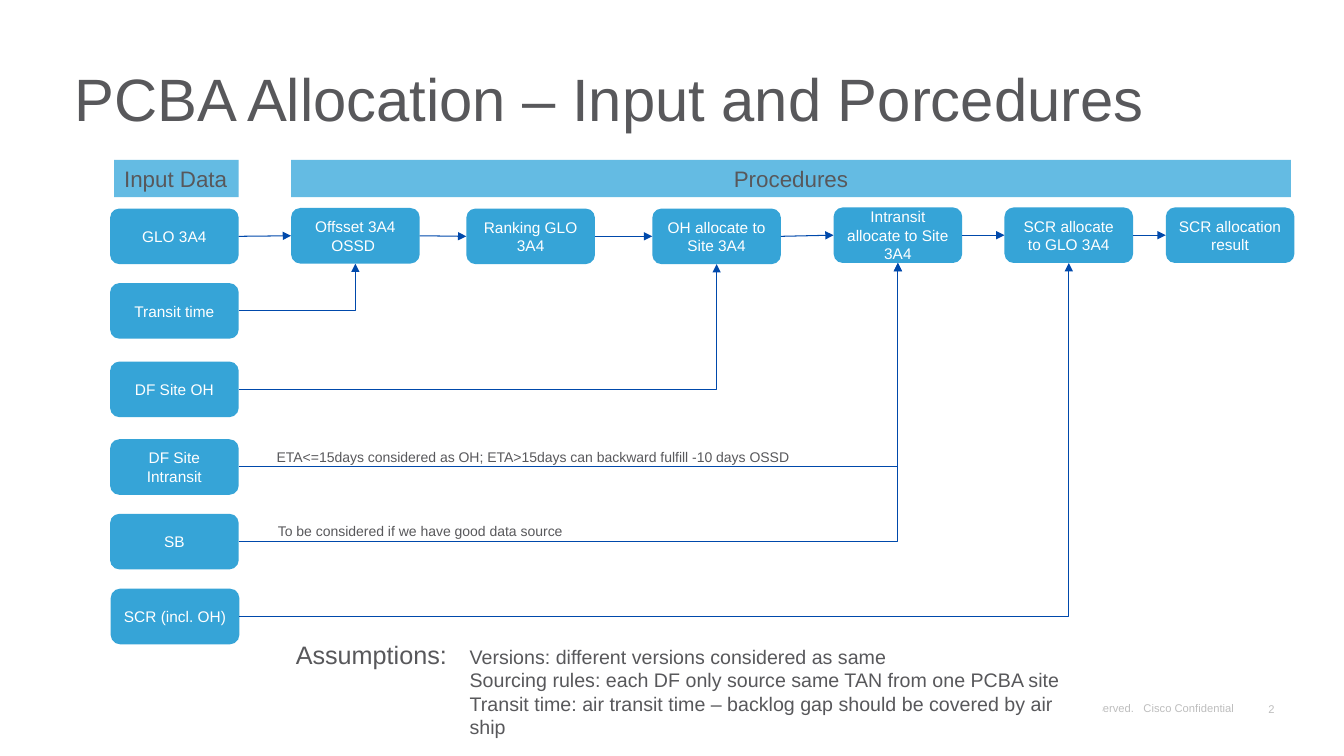
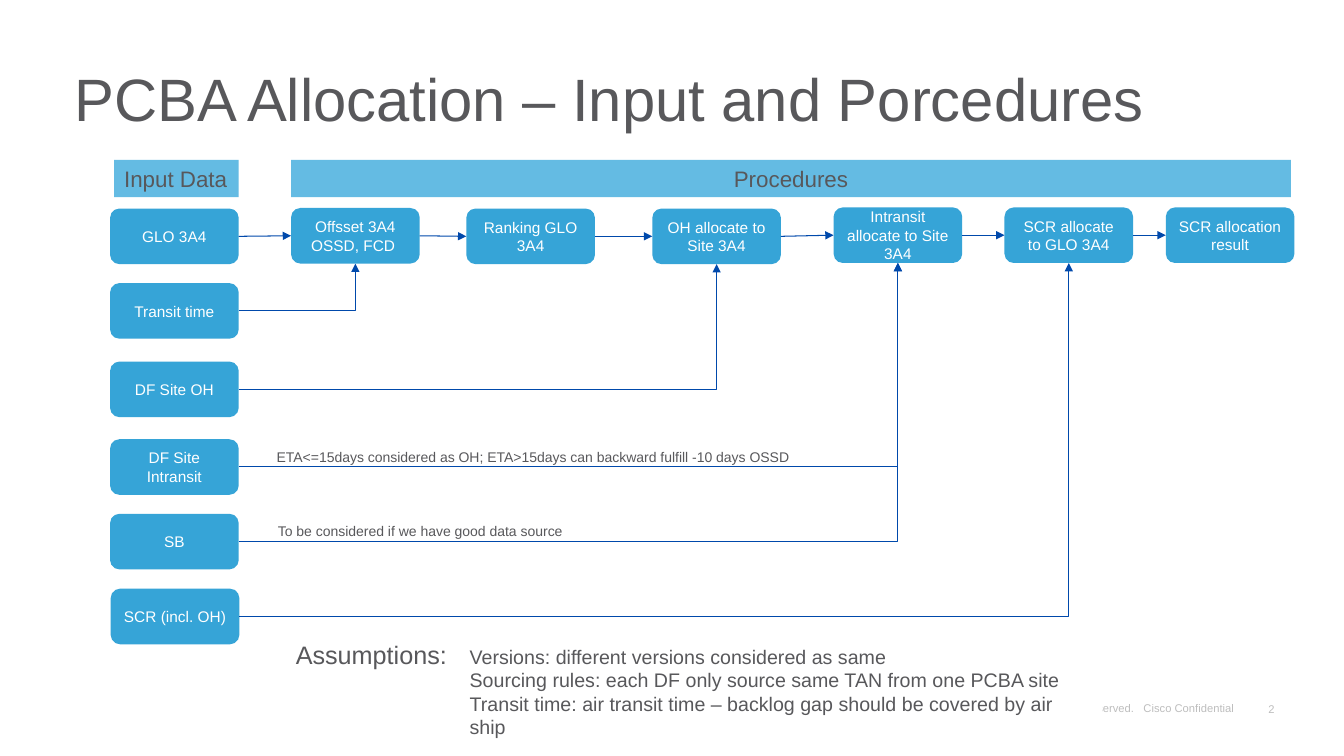
Before and after one commit to kenwang4585/pcba_allocation, a slide deck: slide 2 of PCBA allocation Sep 29.pptx. Drawn at 1344x756 pixels with LibreOffice and Linux fonts; fonts in the diff are those of the drawing; background and template pictures are left out. Boxes give left, top, right and bottom in pixels: in the first picture for what was removed or moved away, otherwise in the second. Text is boxed around its words. In the diff, an @@ line names an element or a change of style, - is before the commit and + after.

```diff
--- a/PCBA allocation Sep 29.pptx
+++ b/PCBA allocation Sep 29.pptx
@@ text in rounded rectangle at (311,221,395,253): text changed @@
-Offsset 3A4 OSSD
+Offsset 3A4 OSSD, FCD
```
Also in this commit, not shown: 2 other slides changed, 1 slide added, 12 other files.
